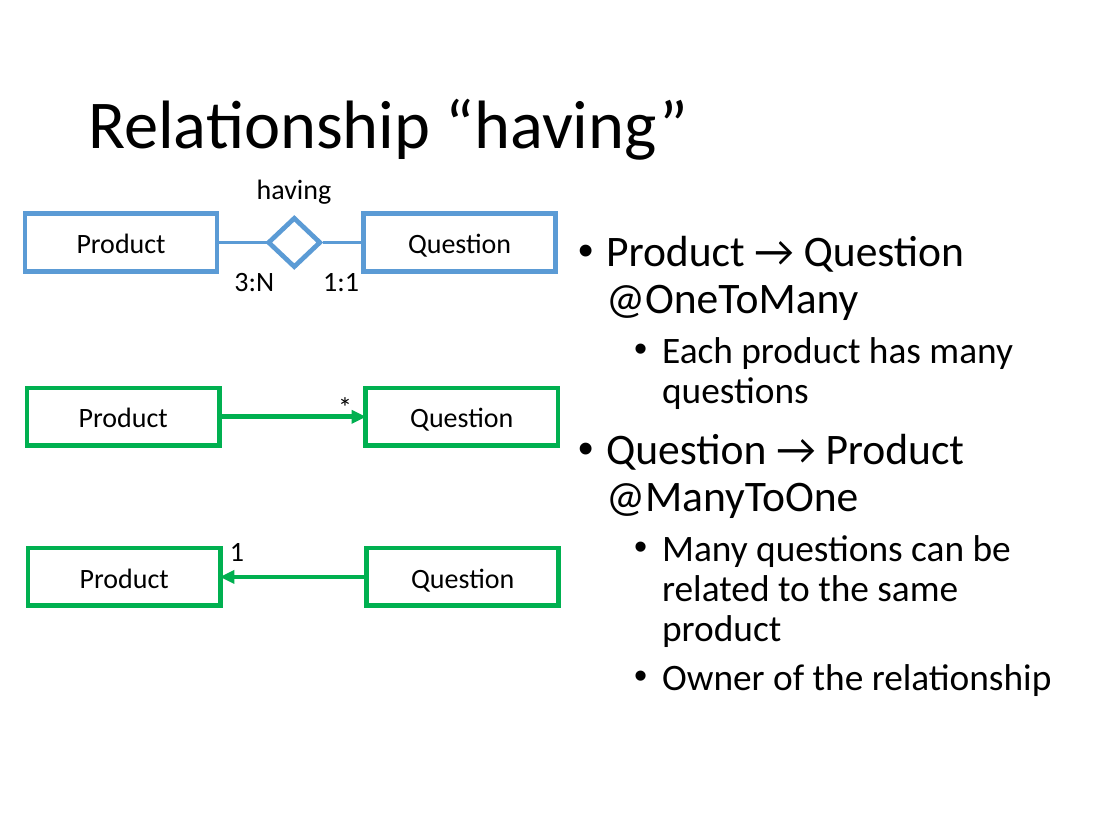
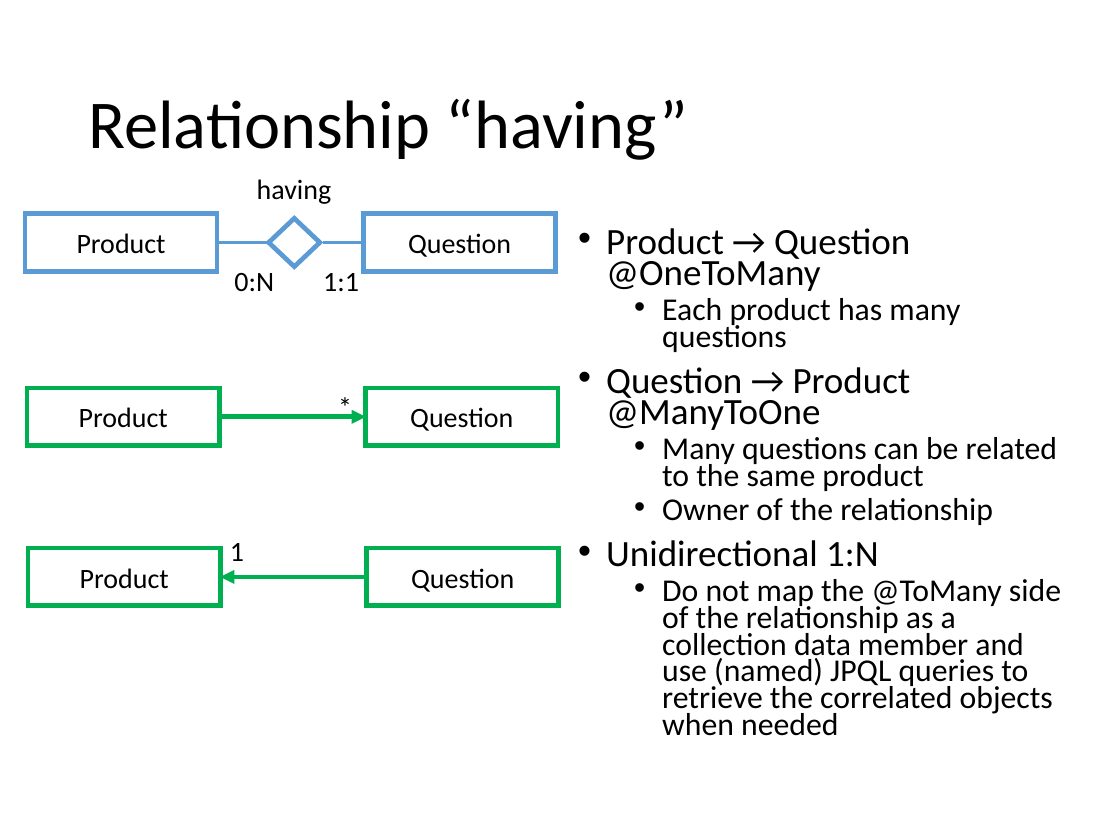
Before and after one commit to Danielededo/Gamified-marketing-application-DB2, a slide deck: slide 14 of Documentation/Presentation.pptx (slide 12 before the commit). Drawn at 1120x840 pixels with LibreOffice and Linux fonts; fonts in the diff are those of the drawing. Boxes give left, top, right and bottom in pixels: in the first picture for what was removed or moved away, otherwise in the second. Text is boxed around its words. In the diff, an @@ line names an element or a change of style, - is before the commit and + after.

```diff
--- a/Documentation/Presentation.pptx
+++ b/Documentation/Presentation.pptx
@@ text at [606, 228, 1057, 525]: size 28 to 23.8 pt in "Product → Question @OneToMany", "Question → Product @ManyToOne"; size 24 to 20.4 pt in "Each product has many questions", "Many questions can be related to the ...", "Owner of the relationship"; line spacing 0.9 to 0.7 @@
@@ text at [234, 273, 274, 291]: text changed @@
-3:N
+0:N
@@ text at [606, 540, 1061, 736]: paragraphs added @@
+• Unidirectional 1:N
+  • Do not map the @ToMany side of the relationship as a collection data member and use (named) JPQL queries to retrieve the correlated objects when needed
```
Also in this commit, not shown: 13 other slides changed, 12 slides added, 4 slides removed.
